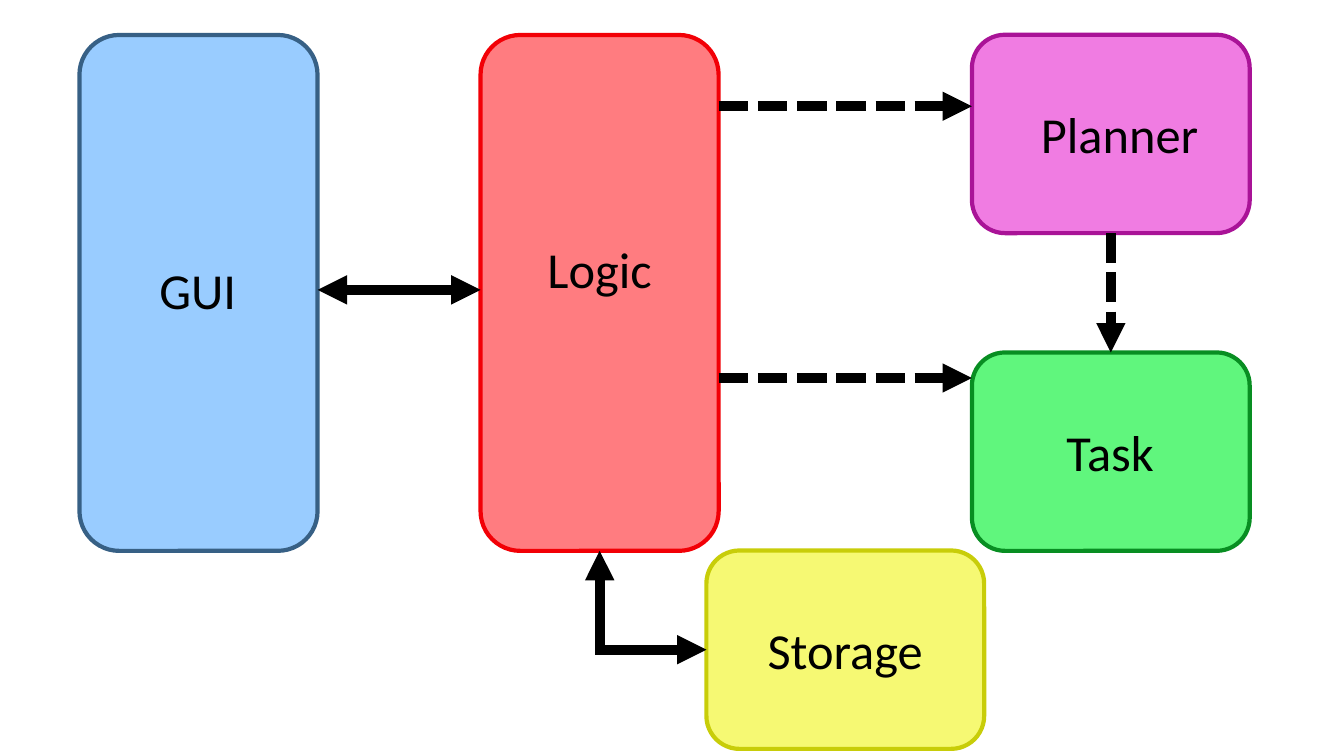
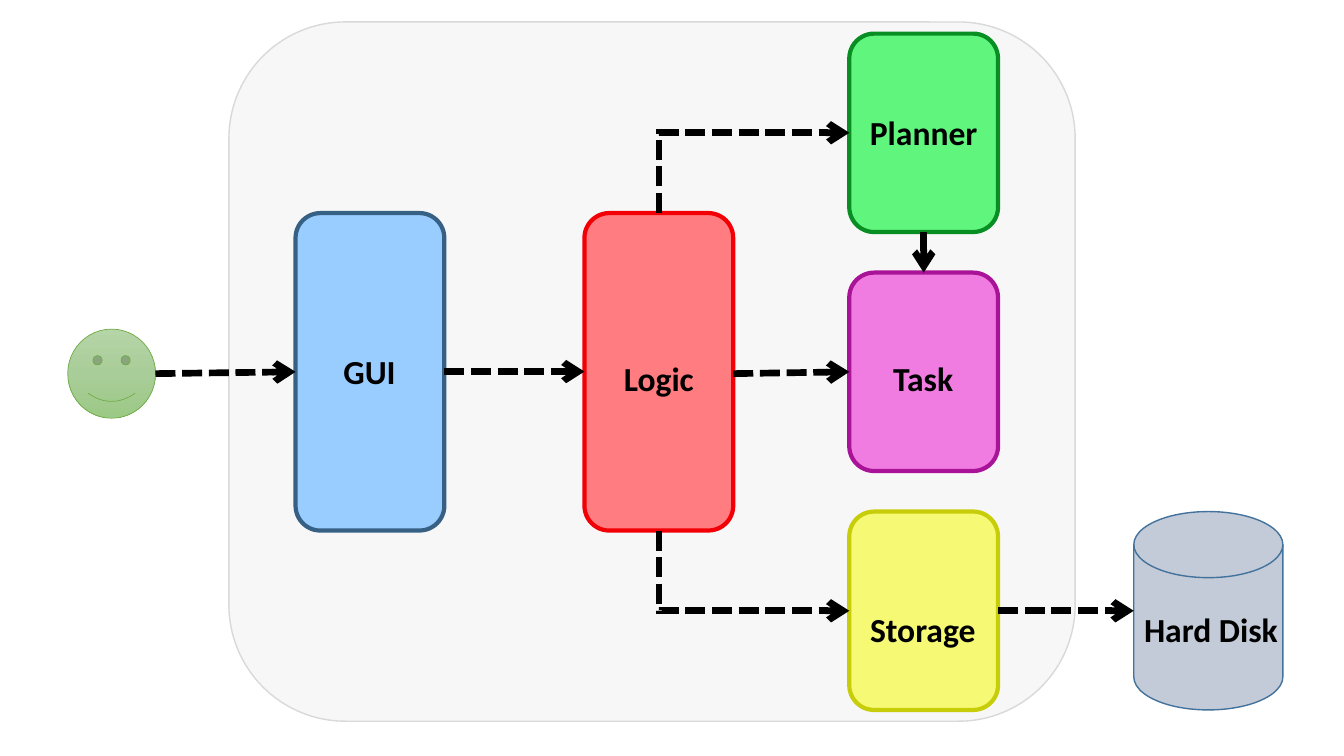
Before and after one commit to cs2103jan2015-f09-2c/main, a slide deck: slide 1 of Architecture Diagram.pptx. Drawn at 1344x756 pixels with LibreOffice and Linux fonts; fonts in the diff are those of the drawing. Boxes give left, top, right and bottom in pixels: in the first picture for what was removed or moved away, otherwise in the second. Text is boxed around its words. In the diff, an @@ line names an element or a change of style, - is before the commit and + after.

```diff
--- a/Architecture Diagram.pptx
+++ b/Architecture Diagram.pptx
@@ rounded rectangle added at (229,22,1076,722), fill #D9D9D9 at 20% opacity, outline #D9D9D9 1 pt @@
@@ rounded rectangle: place and size @@
-rounded rectangle at (972,353,1250,552)
+rounded rectangle at (850,33,999,232)
@@ text "Planner": place and size @@
-text "Planner" at (1041,118,1198,154)
+text "Planner" at (870,121,978,146)
@@ elbow arrow added from (659, 213) to (850, 133), #000000 4.75 pt dashed @@
@@ rounded rectangle: place and size @@
-rounded rectangle at (80,35,318,552)
+rounded rectangle at (295,213,445,530)
@@ rounded rectangle: place and size @@
-rounded rectangle at (481,35,719,552)
+rounded rectangle at (585,213,734,530)
@@ arrow added from (924, 232) to (924, 272), #000000 4.75 pt dashed @@
@@ arrow removed from (1111, 233) to (1111, 353) @@
@@ double arrow removed from (318, 290) to (481, 290) @@
@@ rounded rectangle: place and size @@
-rounded rectangle at (972,34,1250,233)
+rounded rectangle at (850,272,999,471)
@@ smiley face added at (68,329,155,417), fill gradient #B5D5A7 to #AACE9A to #9CC987, outline #70AD47 0.5 pt @@
@@ text "GUI": place and size @@
-text "GUI" at (159,276,236,310)
+text "GUI" at (343,362,395,385)
@@ text "Logic": place and size @@
-text "Logic" at (547,253,651,297)
+text "Logic" at (624,367,694,397)
@@ size 36 to 24 pt, bold on in 5 elements at (870,620,976,648), (870,121,978,146), (624,367,694,397), (343,362,395,385), (893,367,953,392) @@
@@ text "Task": place and size @@
-text "Task" at (1066,436,1153,472)
+text "Task" at (893,367,953,392)
@@ arrow added from (155, 374) to (295, 372), #000000 4.75 pt dashed @@
@@ arrow moved from (719, 106) - (972, 106) to (445, 372) - (585, 372) @@
@@ arrow (445, 372) - (585, 372): stroke #000000 7 pt dashed to #000000 4.75 pt dashed; arrowheads changed @@
@@ arrow moved from (719, 378) - (972, 378) to (733, 374) - (850, 372) @@
@@ arrow (733, 374) - (850, 372): stroke #000000 7 pt dashed to #000000 4.75 pt dashed; arrowheads changed @@
@@ elbow arrow added from (659, 530) to (850, 611), #000000 4.75 pt dashed @@
@@ rounded rectangle: place and size @@
-rounded rectangle at (707,551,985,749)
+rounded rectangle at (850,512,999,711)
@@ cylinder added at (1134,512,1284,711), fill #ADB9CA at 74% opacity, outline #43739E 1 pt @@
@@ elbow double arrow removed from (600, 552) to (707, 650) @@
@@ text "Storage": place and size @@
-text "Storage" at (768,636,923,678)
+text "Storage" at (870,620,976,648)
@@ arrow added from (998, 611) to (1134, 611), #000000 4.75 pt dashed @@
@@ text added at (1144,618,1278,643), 24 pt, text #000000, bold @@
+Hard Disk
```
Also in this commit, not shown: 4 other files.
